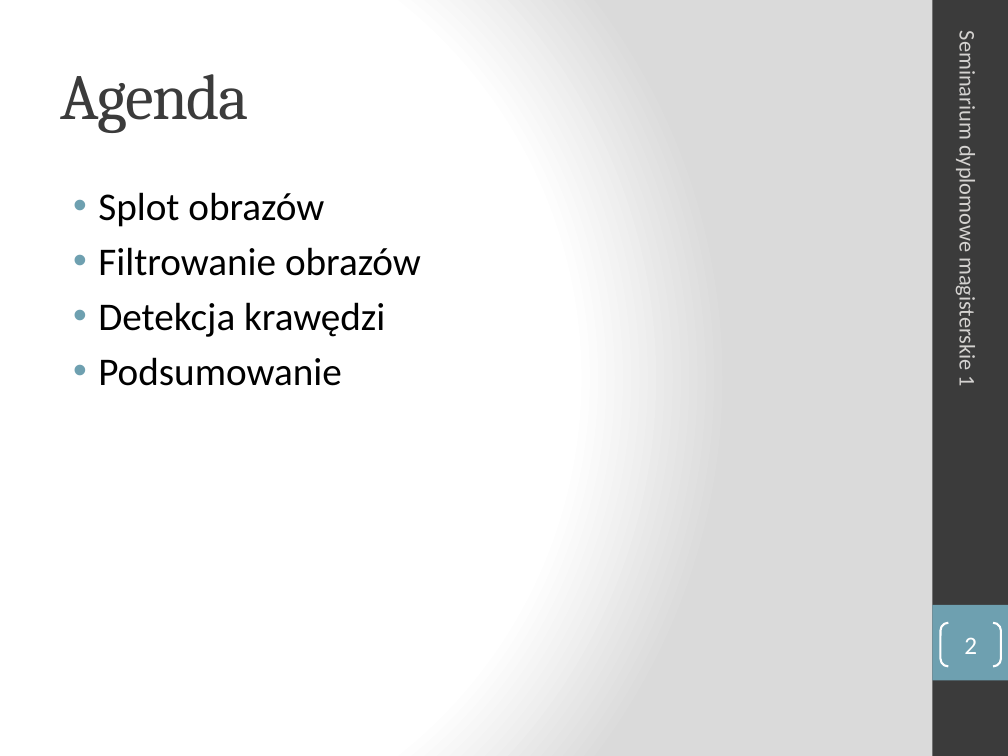
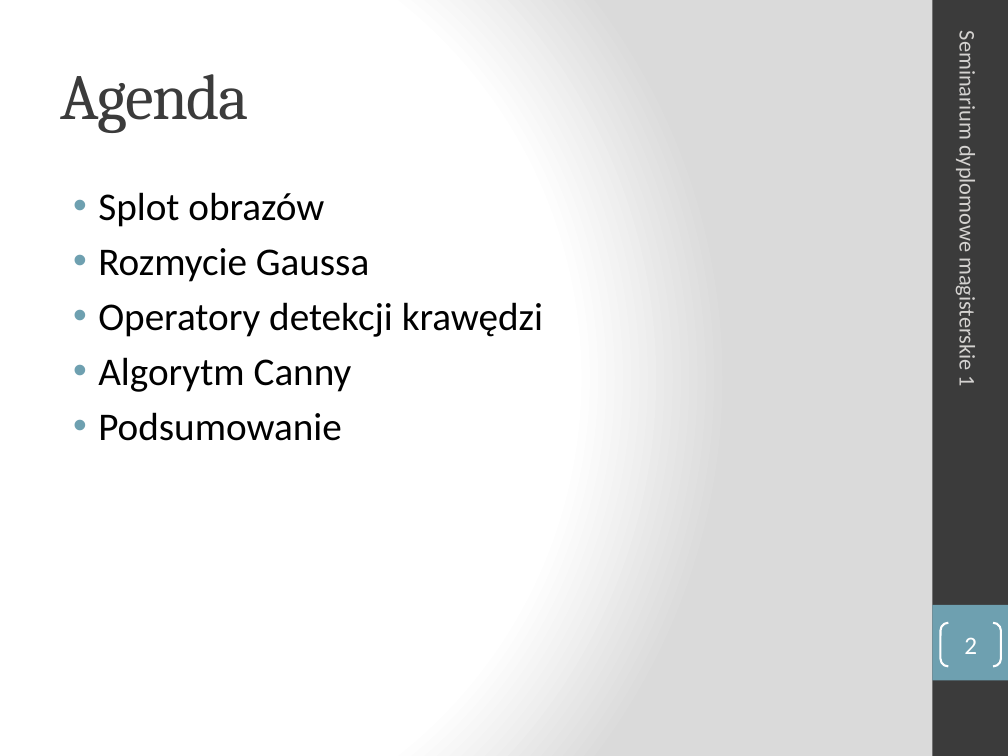
Before and after one commit to turekj/msc, a slide deck: slide 2 of Placeholder/seminar1/prezentacja/sdm1_Aniserowicz_Michal.pptx. Drawn at 1008x756 pixels with LibreOffice and Linux fonts; fonts in the diff are those of the drawing. Boxes give left, top, right and bottom in pixels: in the first picture for what was removed or moved away, otherwise in the second. Text is boxed around its words. In the diff, an @@ line names an element or a change of style, - is before the commit and + after.

```diff
--- a/Placeholder/seminar1/prezentacja/sdm1_Aniserowicz_Michal.pptx
+++ b/Placeholder/seminar1/prezentacja/sdm1_Aniserowicz_Michal.pptx
@@ text at (x1=98, y1=248, x2=543, y2=392): text changed @@
-• Filtrowanie obrazów
-• Detekcja krawędzi
+• Rozmycie Gaussa
+• Operatory detekcji krawędzi
+• Algorytm Canny
```
Also in this commit, not shown: 8 other slides changed, 5 slides added, 1 slide removed, 4 other files.
